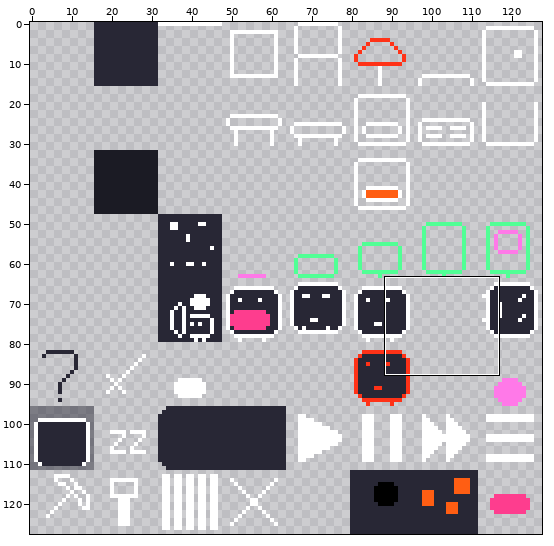
One commit to this pixel-art file: assets/tileset_new.aseprite. Above, an overview of the earlier version with the close-up marked.
Close-up. Earlier state:
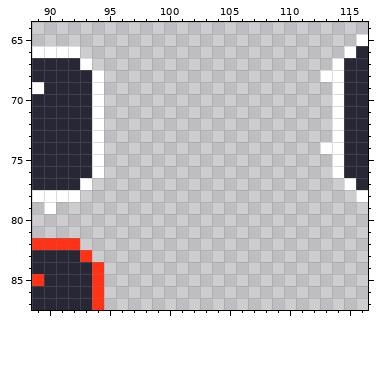
128x128 pixels, 1 frame. Shown: x 89..116, y 64..87.
Now the later version:
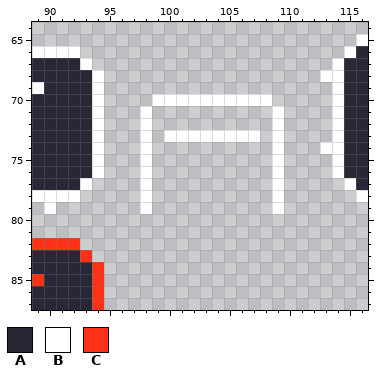
Palette (. is transparent): A #282735  B #ffffff  C #ff3217
Changes in this commit:
The edit adds colour B in row 70 at x 99 to 108; in rows 71 to 72 at x 98 and 109; in row 73 at x 98, 100 to 107 and 109; in rows 74 to 79 at x 98 and 109.
Where, in picture pixels (left, top, right, bottom), the same in both close-ups:
added: (140, 94, 284, 214)
